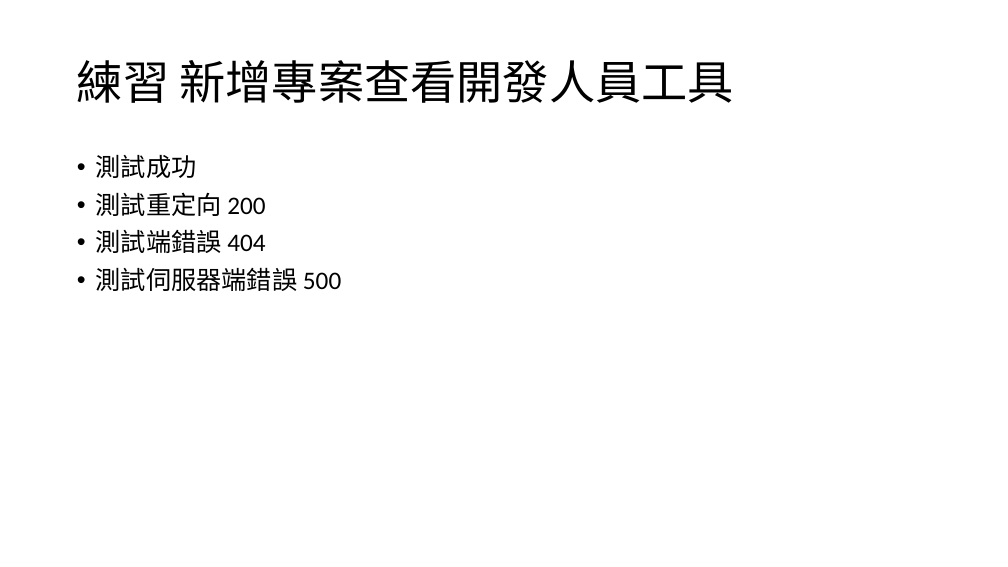
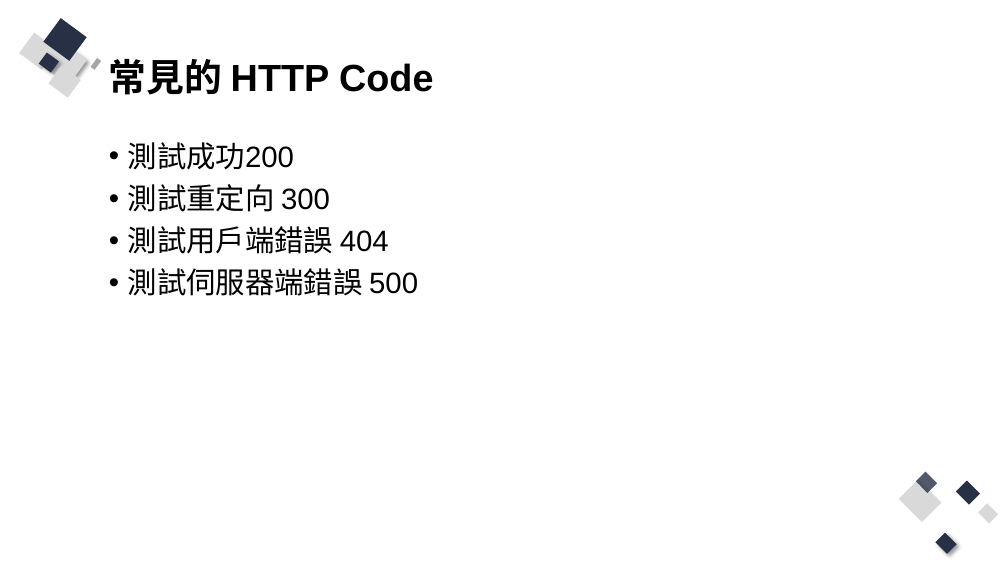
Before and after one commit to Q81JIAXIONG/-, a slide deck: slide 26 of 投影片/1.網頁基礎.pptx (slide 19 before the commit). Drawn at 1008x567 pixels with LibreOffice and Linux fonts; fonts in the diff are those of the drawing. Boxes give left, top, right and bottom in pixels: in the first picture for what was removed or moved away, otherwise in the second. Text is boxed around its words. In the diff, an @@ line names an element or a change of style, - is before the commit and + after.

```diff
--- a/投影片/1.網頁基礎.pptx
+++ b/投影片/1.網頁基礎.pptx
@@ title added at [109, 59, 433, 95], 36 pt, text #000000, bold @@
+常見的 HTTP Code
@@ group added at [20, 18, 102, 97]: 8 rectangles @@
@@ title removed at [77, 60, 734, 103] @@
-練習 新增專案查看開發人員工具
@@ text "測試成功200": place and size @@
-text "測試成功200" at [96, 154, 341, 291]
+text "測試成功200" at [128, 142, 418, 296]
@@ text at [128, 142, 389, 254]: text changed; size 24 to 28 pt; font Calibri to Arial @@
-  • 測試成功
-  • 測試重定向 200
-  • 測試端錯誤 404
+• 測試成功200
+• 測試重定向 300
+• 測試用戶端錯誤 404
@@ text at [128, 268, 418, 296]: size 24 to 28 pt, font Calibri to Arial in "測試伺服器端錯誤 500"; list level 2 to 1 in "測試伺服器端錯誤 500" @@
@@ group added at [899, 472, 999, 554]: 5 rectangles @@
```
Also in this commit, not shown: 11 other slides changed, 15 slides added, 8 slides removed, 16 other files.
